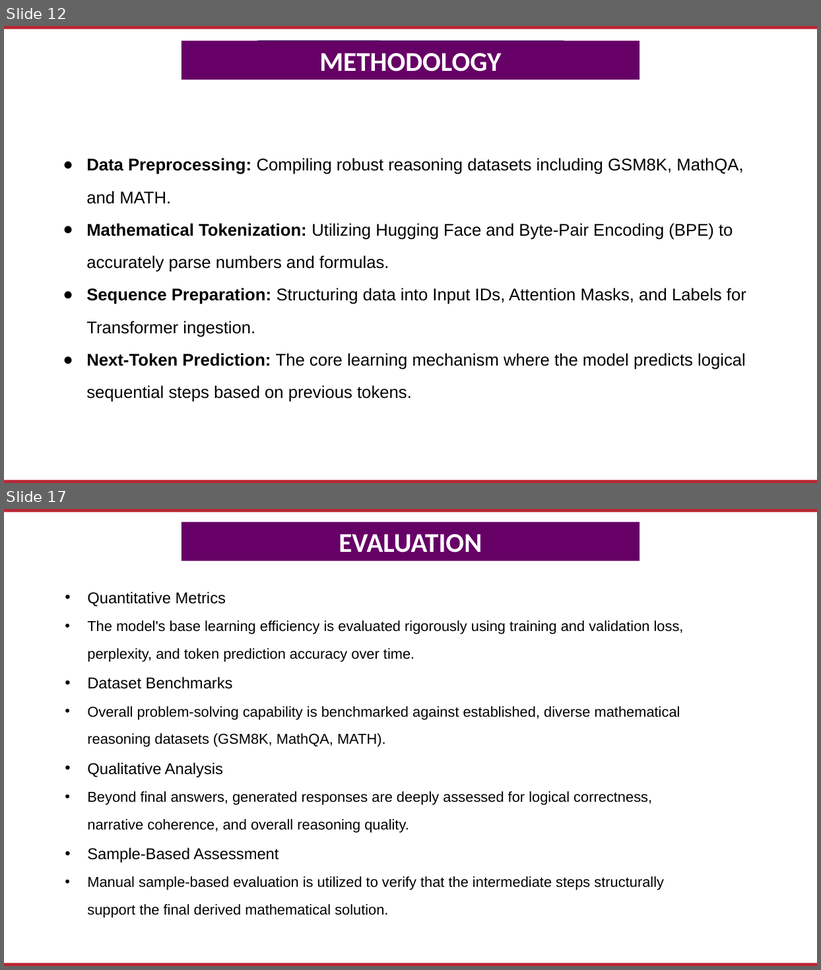
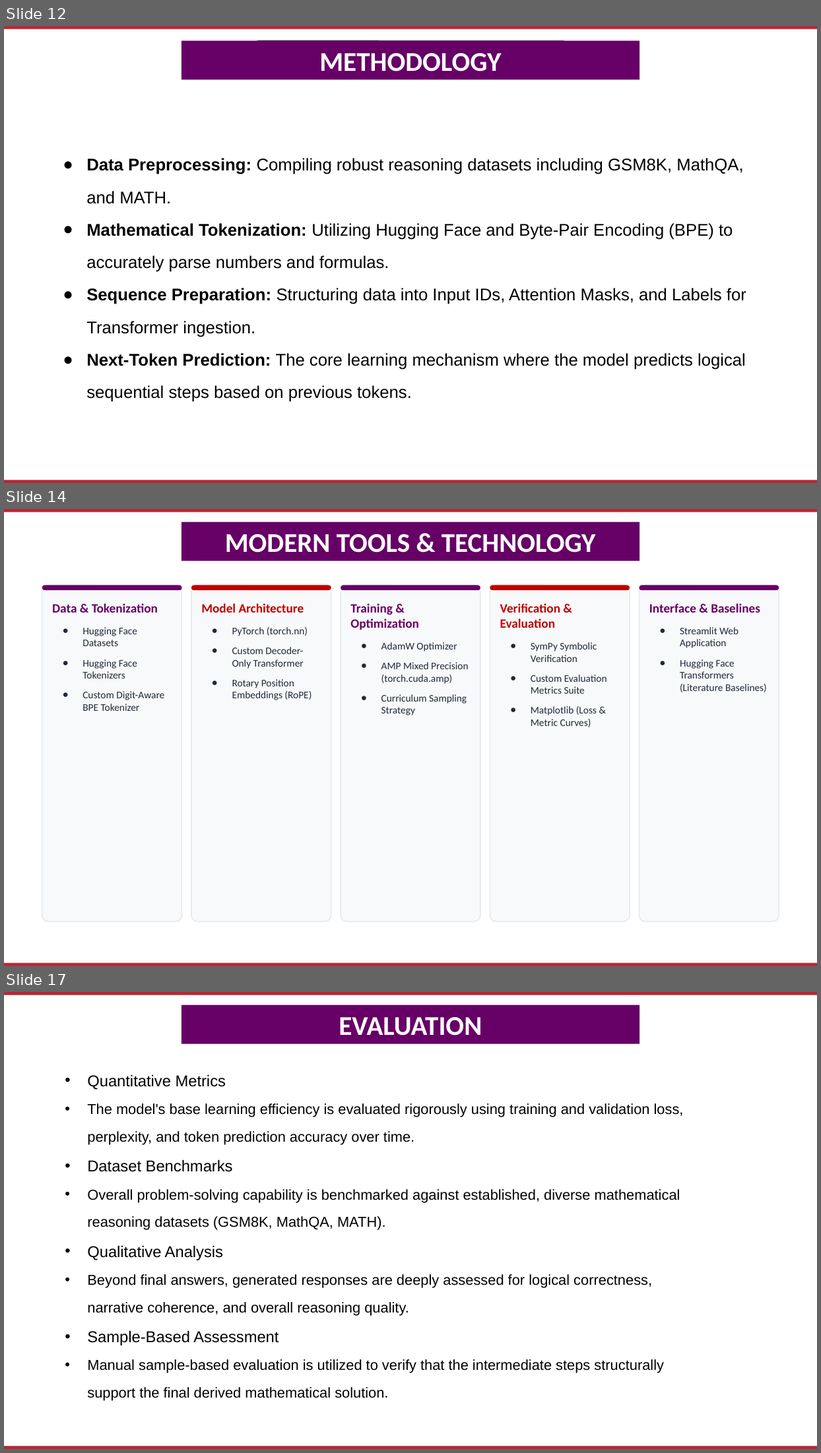
Before and after one commit to NIKHILSAI4/KLH-cse-2026-2420030635-mathslm, a slide deck: docs/Review-2 PPT.pptx. Shown one above the other, each under a label of ours: slides 12 and 17 before the commit, slides 12, 14 and 17 after it; the slides between them are not shown. The pictures are 821x970 and 821x1453 pixels, drawn with LibreOffice and Linux fonts; fonts in the diff are those of the drawing; background and template pictures are left out. Boxes give left, top, right and bottom in pixels: in the first picture for what was removed or moved away, otherwise in the second. Text is boxed around its words. In the diff, an @@ line names an element or a change of style, - is before the commit and + after.

```diff
--- a/docs/Review-2 PPT.pptx
+++ b/docs/Review-2 PPT.pptx
@@ slide 14 added at bbox=[4, 509, 817, 966], background #FFFFFF; not listed: 2 template elements that a slide beside it also shows @@
@@ rectangle added at bbox=[182, 522, 640, 561], fill #660066, 32 pt, text #FFFFFF, bold @@
+MODERN TOOLS & TECHNOLOGY
@@ rounded rectangle added at bbox=[42, 586, 182, 922], fill #F8F9FA, outline #E2E8F0 1.13 pt @@
@@ rounded rectangle added at bbox=[42, 586, 182, 590], fill #660066 @@
@@ rounded rectangle added at bbox=[191, 586, 331, 922], fill #F8F9FA, outline #E2E8F0 1.13 pt @@
@@ rounded rectangle added at bbox=[191, 586, 331, 590], fill #C00000 @@
@@ rounded rectangle added at bbox=[341, 586, 481, 922], fill #F8F9FA, outline #E2E8F0 1.13 pt @@
@@ rounded rectangle added at bbox=[341, 586, 481, 590], fill #660066 @@
@@ rounded rectangle added at bbox=[490, 586, 630, 922], fill #F8F9FA, outline #E2E8F0 1.13 pt @@
@@ rounded rectangle added at bbox=[490, 586, 630, 590], fill #C00000 @@
@@ rounded rectangle added at bbox=[640, 586, 780, 922], fill #F8F9FA, outline #E2E8F0 1.13 pt @@
@@ rounded rectangle added at bbox=[640, 586, 780, 590], fill #660066 @@
@@ text added at bbox=[52, 603, 164, 711], 12 pt, text #1E293B @@
+Data & Tokenization
+● Hugging Face Datasets
+● Hugging Face Tokenizers
+● Custom Digit-Aware BPE Tokenizer
@@ text added at bbox=[201, 603, 312, 700], 12 pt, text #1E293B @@
+Model Architecture
+● PyTorch (torch.nn)
+● Custom Decoder-Only Transformer
+● Rotary Position Embeddings (RoPE)
@@ text added at bbox=[350, 603, 468, 716], 12 pt, text #1E293B @@
+Training & Optimization
+● AdamW Optimizer
+● AMP Mixed Precision (torch.cuda.amp)
+● Curriculum Sampling Strategy
@@ text added at bbox=[500, 603, 607, 727], 12 pt, text #1E293B @@
+Verification & Evaluation
+● SymPy Symbolic Verification
+● Custom Evaluation Metrics Suite
+● Matplotlib (Loss & Metric Curves)
@@ text added at bbox=[649, 603, 767, 692], 12 pt, text #1E293B @@
+Interface & Baselines
+● Streamlit Web Application
+● Hugging Face Transformers (Literature Baselines)
```
Also in this commit, not shown: 3 slides changed, 2 other slides added, 3 slides removed, 1 other file.
